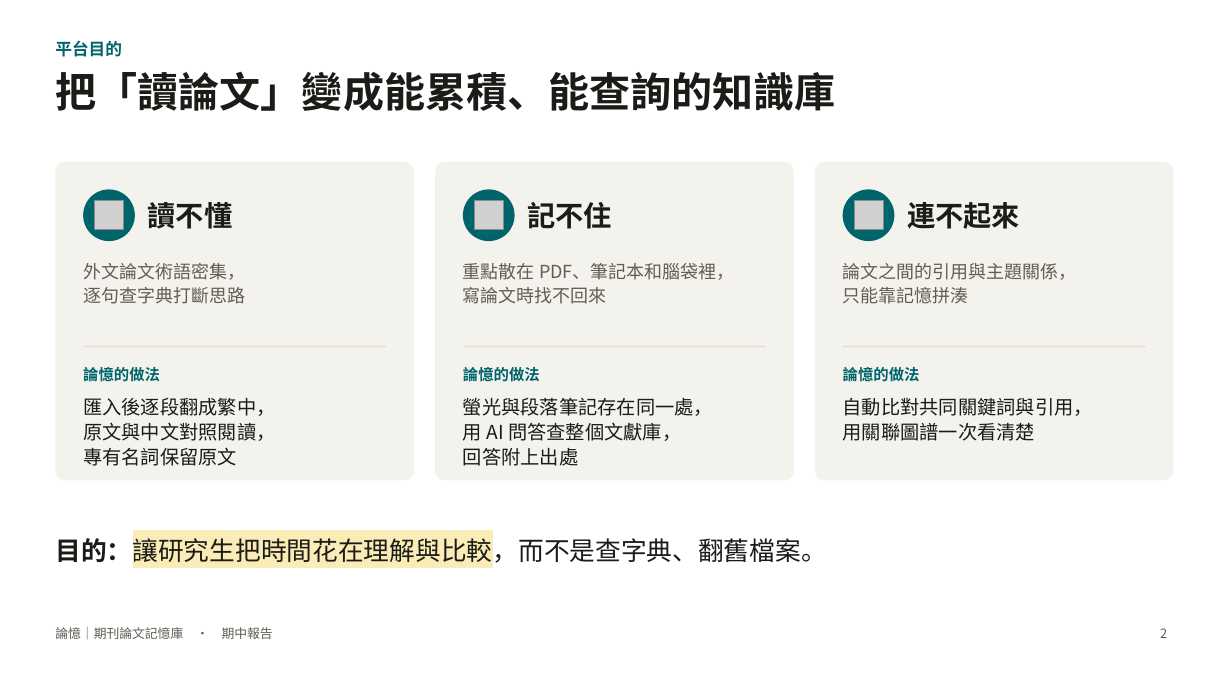
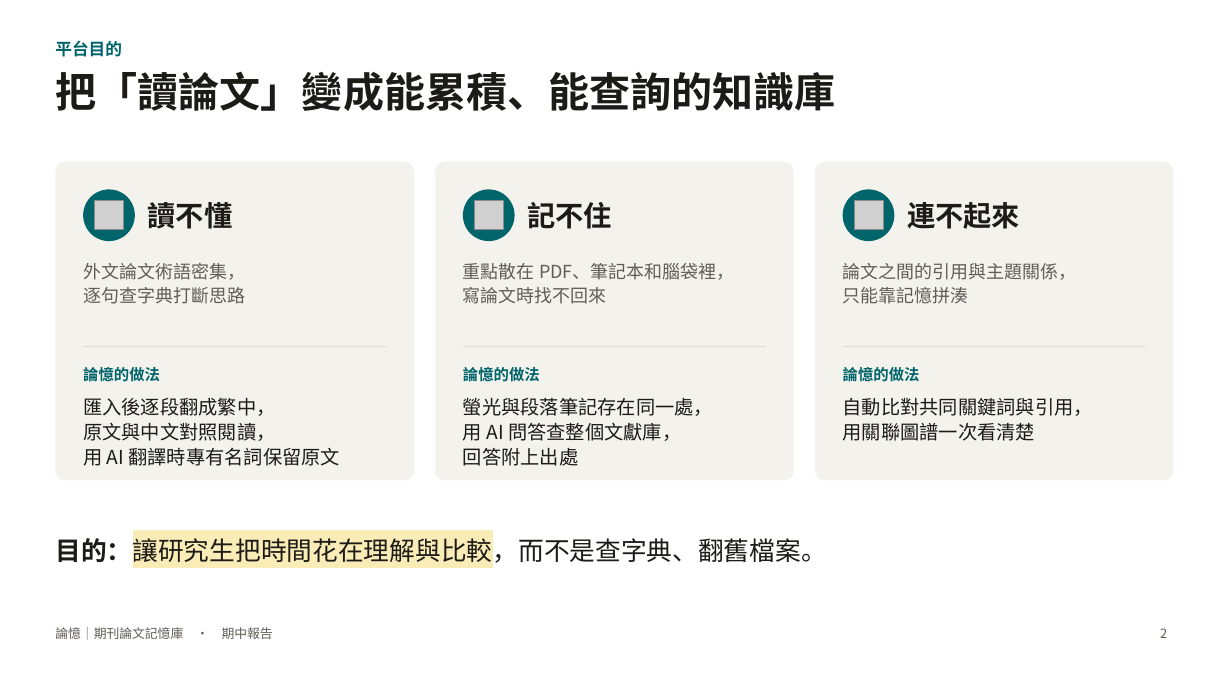
Before and after one commit to charleslin2003-prog/Journal-Article-Memory-Tool, a slide deck: slide 2 of docs/期中報告_論憶.pptx. Drawn at 1232x693 pixels with LibreOffice and Linux fonts; fonts in the diff are those of the drawing; grey boxes stand for pictures. Boxes give left, top, right and bottom in pixels: in the first picture for what was removed or moved away, otherwise in the second. Text is boxed around its words. In the diff, an @@ line names an element or a change of style, - is before the commit and + after.

```diff
--- a/docs/期中報告_論憶.pptx
+++ b/docs/期中報告_論憶.pptx
@@ text at [83, 448, 340, 466]: text changed @@
-專有名詞保留原文
+用 AI 翻譯時專有名詞保留原文
```
Also in this commit, not shown: 1 other slide changed, 15 other files.
